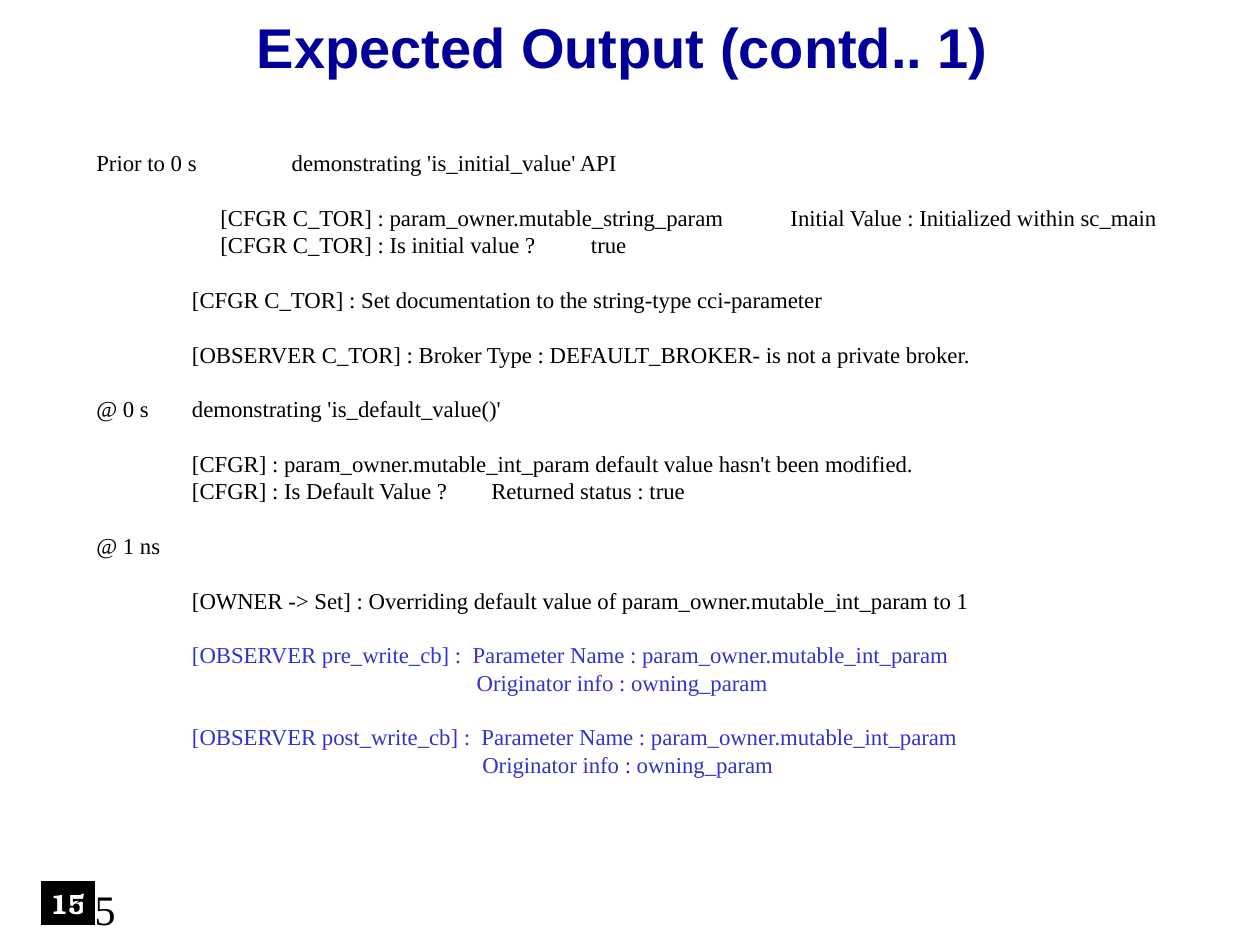
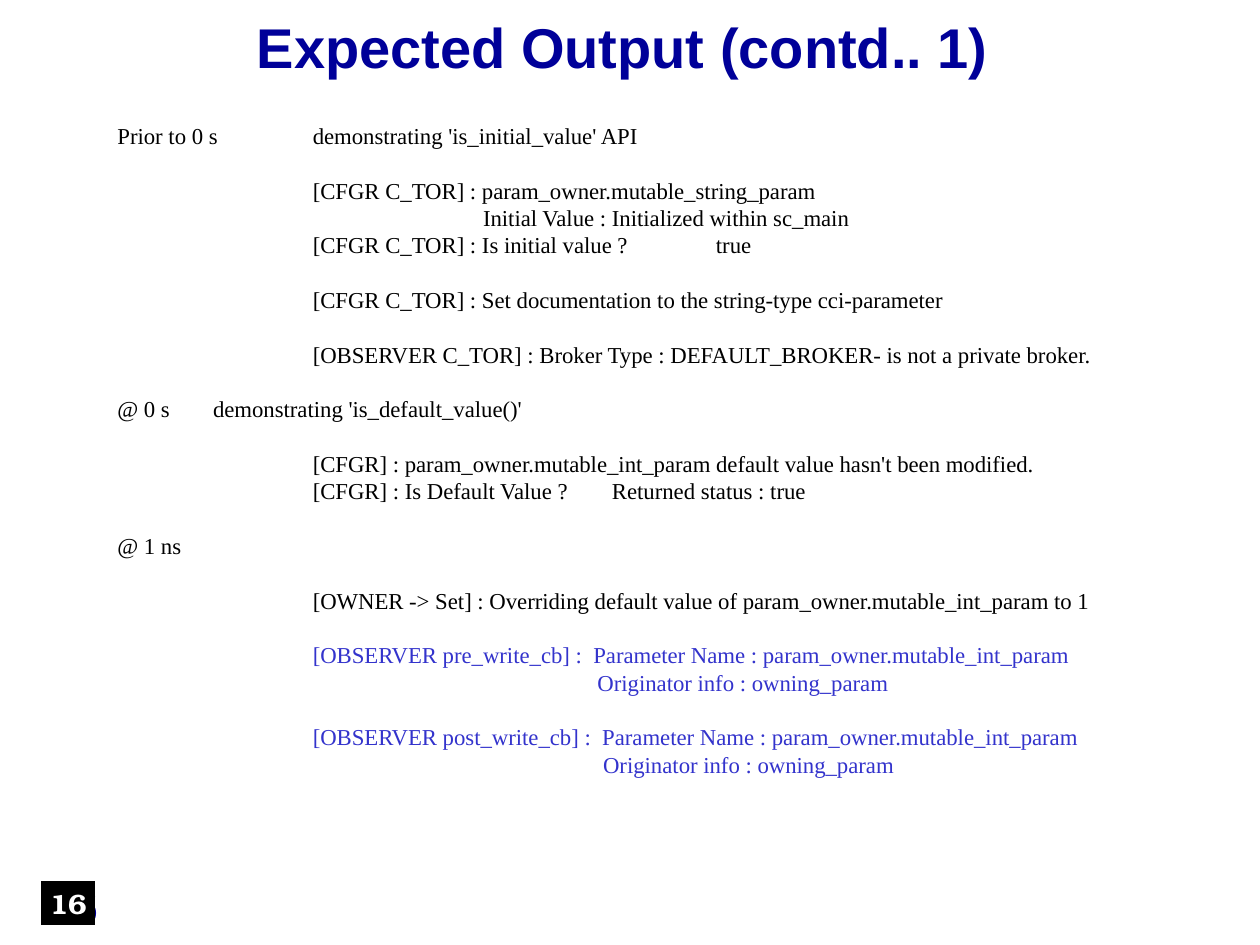
Before and after one commit to accellera-official/cci, a slide deck: slide 16 of examples/ex7_Parameter_Information/docs/ex7_Parameter_Information.ppt (slide 15 before the commit). Drawn at 1260x945 pixels with LibreOffice and Linux fonts; fonts in the diff are those of the drawing; background and template pictures are left out. Boxes give left, top, right and bottom in pixels: in the first picture for what was removed or moved away, otherwise in the second. Text is boxed around its words. In the diff, an @@ line names an element or a change of style, - is before the commit and + after.

```diff
--- a/examples/ex7_Parameter_Information/docs/ex7_Parameter_Information.ppt
+++ b/examples/ex7_Parameter_Information/docs/ex7_Parameter_Information.ppt
@@ text "Prior to 0 s demonstrating ..." rewrapped from (96, 155, 970, 778) to (117, 128, 1091, 778) @@
@@ page number at (44, 885, 98, 934): text changed; size 24 to 28 pt; font Times New Roman to Arial; text colour #000000 to #000099 @@
-15
+16
@@ text in rectangle at (50, 894, 87, 915): text changed @@
-15
+16
```
Also in this commit, not shown: 19 other slides changed, 1 slide added, 10 other files.
